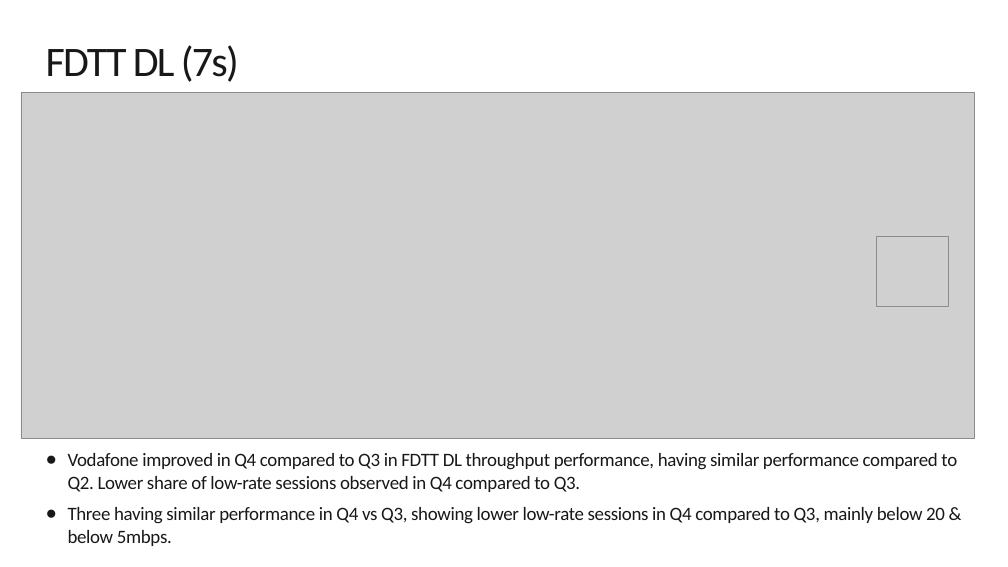
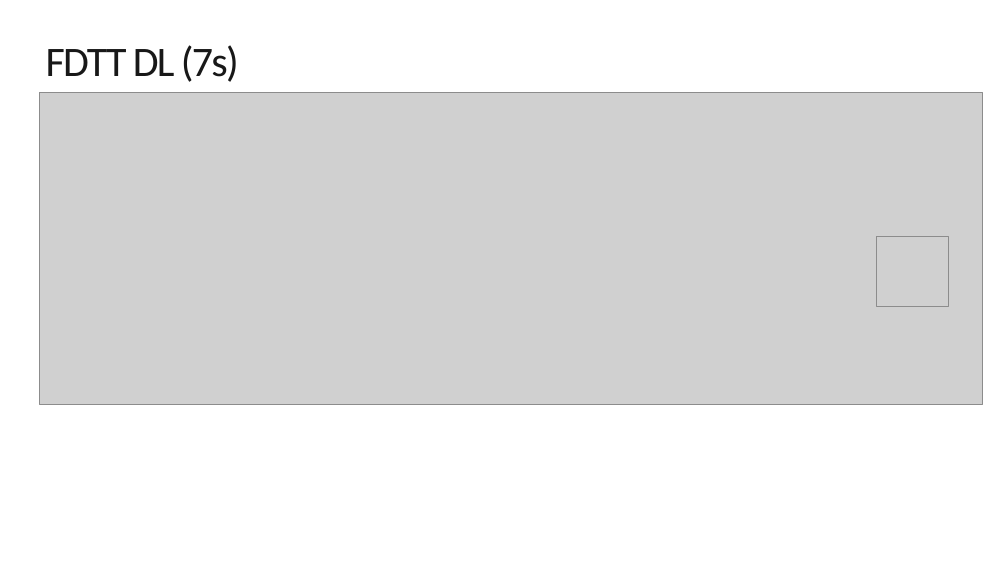
Before and after one commit to jaimetur/DashboardAnalytic, a slide deck: slide 16 of assets/templates/Template_CDR_NSA_analysis.pptx. Drawn at 1008x567 pixels with LibreOffice and Linux fonts; fonts in the diff are those of the drawing; grey boxes stand for pictures; background and template pictures are left out. Boxes give left, top, right and bottom in pixels: in the first picture for what was removed or moved away, otherwise in the second. Text is boxed around its words. In the diff, an @@ line names an element or a change of style, - is before the commit and + after.

```diff
--- a/assets/templates/Template_CDR_NSA_analysis.pptx
+++ b/assets/templates/Template_CDR_NSA_analysis.pptx
@@ picture: place and size @@
-picture at (21, 92, 975, 439)
+picture at (39, 92, 982, 404)
@@ text removed at (68, 453, 957, 546) @@
-● Vodafone improved in Q4 compared to Q3 in FDTT DL throughput performance, having similar performance compared to Q2. Lower share of low-rate sessions observed in Q4 compared to Q3.
-● Three having similar performance in Q4 vs Q3, showing lower low-rate sessions in Q4 compared to Q3, mainly below 20 & below 5mbps.
```
Also in this commit, not shown: 8 other slides changed, 5 slides added, 5 slides removed, 1 other file.
